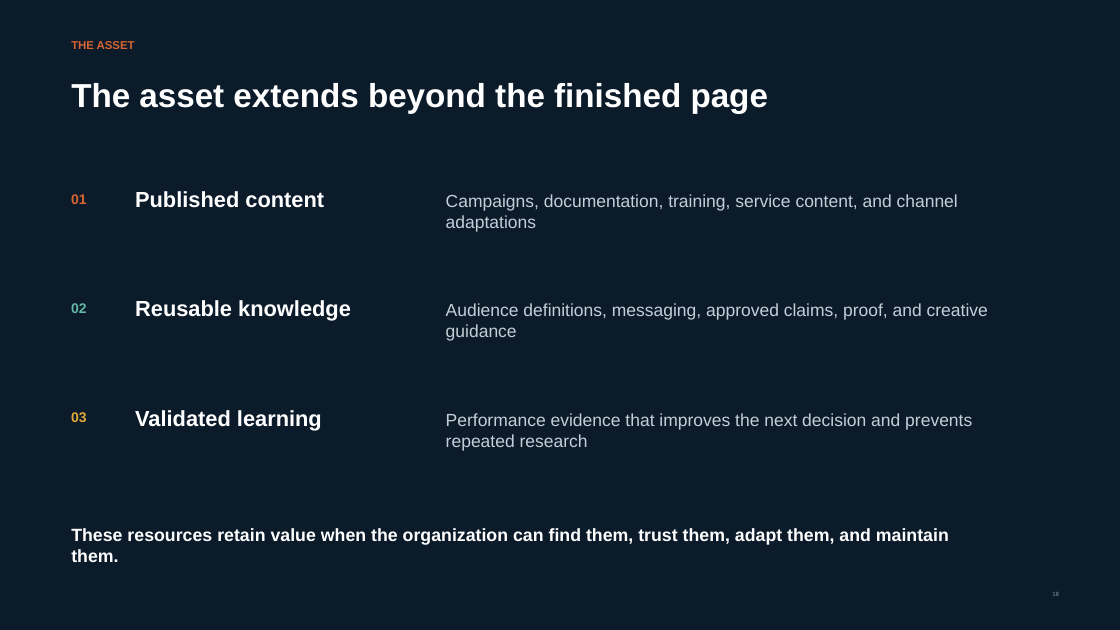
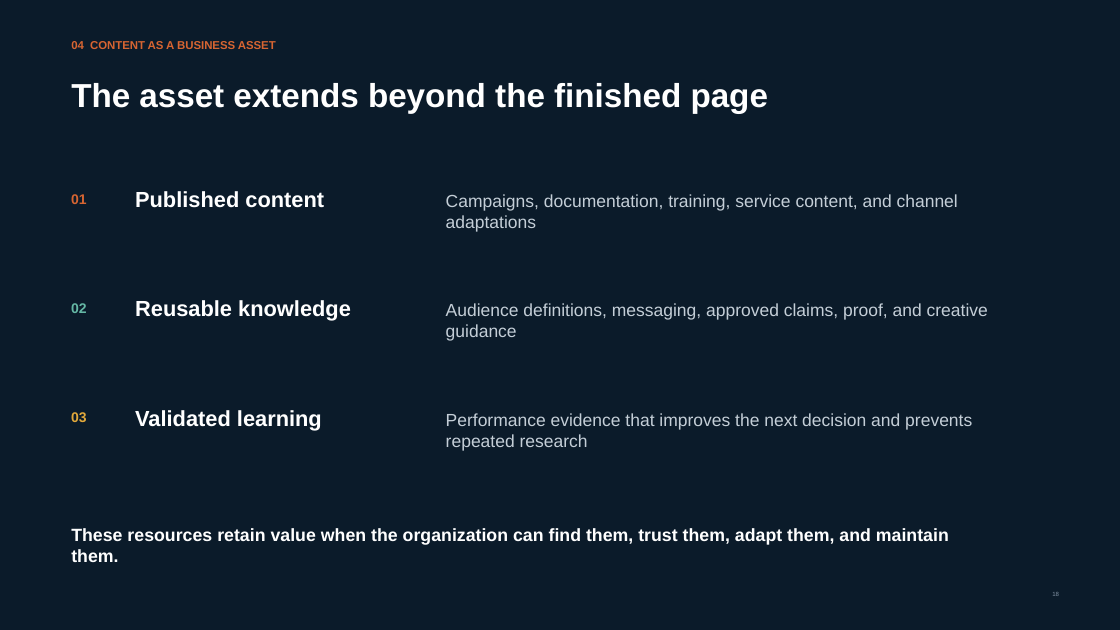
Before and after one commit to sharmiladas/sharmiladas.github.io, a slide deck: slide 18 of downloads/Unified_Content_Strategy_in_Practice.pptx. Drawn at 1120x630 pixels with LibreOffice and Linux fonts; fonts in the diff are those of the drawing. Boxes give left, top, right and bottom in pixels: in the first picture for what was removed or moved away, otherwise in the second. Text is boxed around its words. In the diff, an @@ line names an element or a change of style, - is before the commit and + after.

```diff
--- a/downloads/Unified_Content_Strategy_in_Practice.pptx
+++ b/downloads/Unified_Content_Strategy_in_Practice.pptx
@@ text at box(71, 41, 276, 49): text changed @@
-THE ASSET
+04 CONTENT AS A BUSINESS ASSET
```
Also in this commit, not shown: 25 other slides changed.
